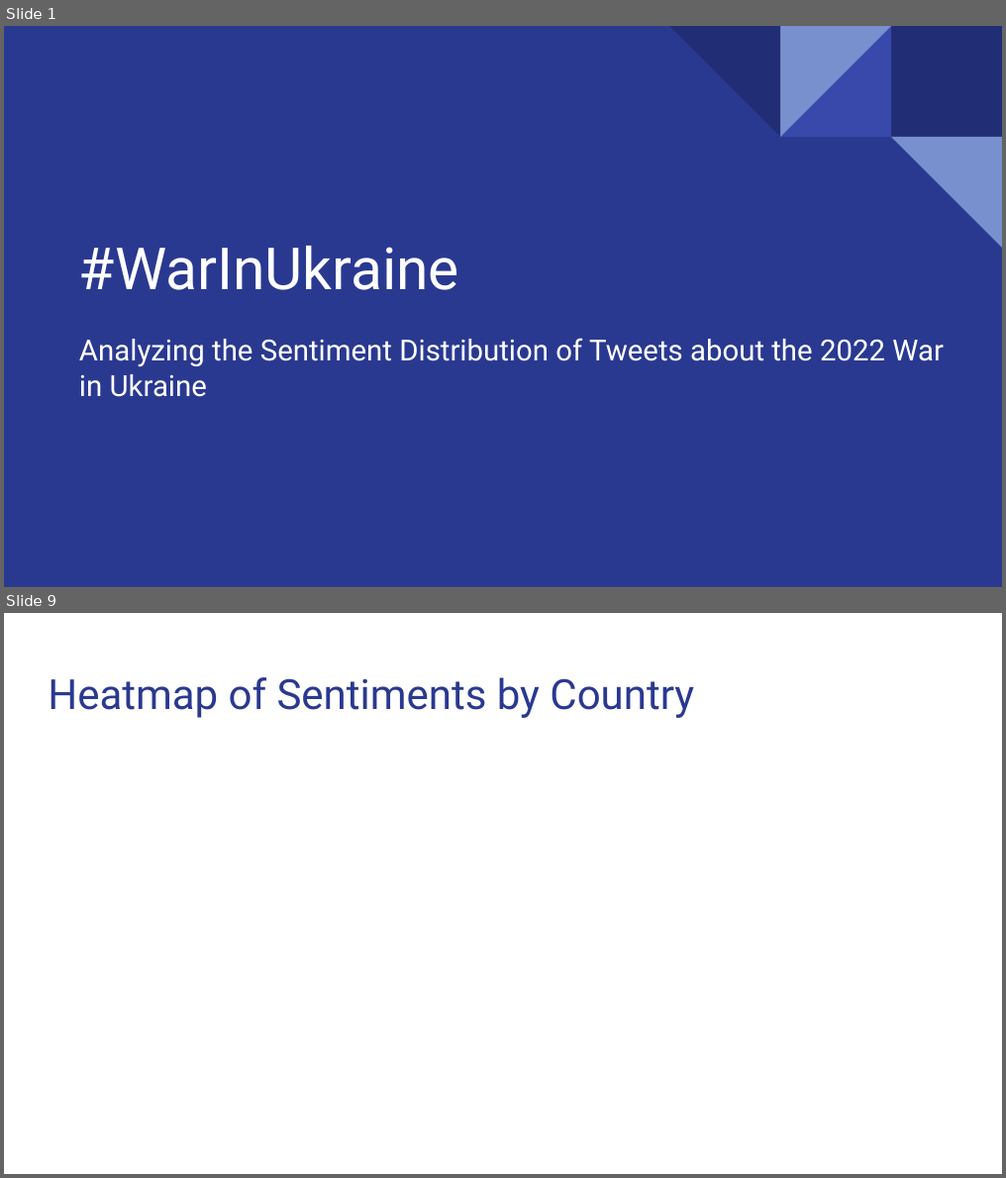
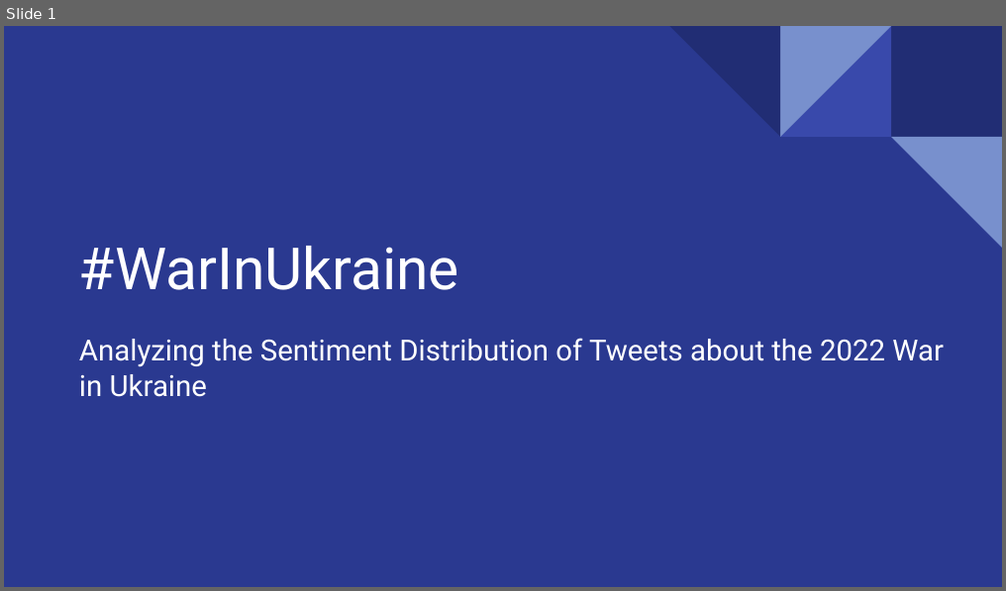
Before and after one commit to aduchini/Final_project, a slide deck: Presentation_WarInUkraine.pptx. Shown one above the other, each under a label of ours: slides 1 and 9 before the commit, slide 1 after it; the slides between them are not shown. The pictures are 1006x1178 and 1006x591 pixels, drawn with LibreOffice and Linux fonts; fonts in the diff are those of the drawing. Boxes give left, top, right and bottom in pixels: in the first picture for what was removed or moved away, otherwise in the second. Text is boxed around its words. In the diff, an @@ line names an element or a change of style, - is before the commit and + after.

```diff
--- a/Presentation_WarInUkraine.pptx
+++ b/Presentation_WarInUkraine.pptx
@@ slide 9 removed at [4, 613, 1002, 1174], background #FFFFFF @@
@@ title removed at [48, 677, 694, 718] @@
-Heatmap of Sentiments by Country
```
Also in this commit, not shown: 7 slides changed, 18 slides added, 3 other slides removed, 3 other files.
